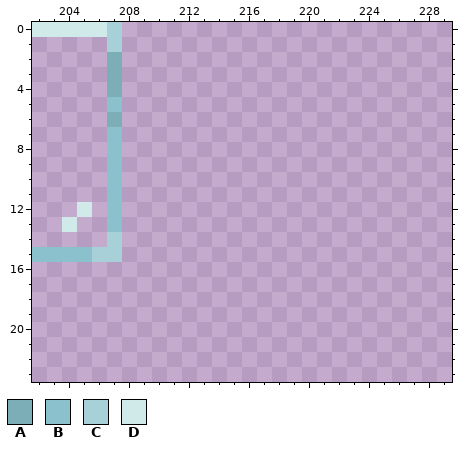
Edited in one commit: pixel-art file (assets/texture_atlas.aseprite). Above, as it was before the edit.
256x256 pixels, 1 frame. Colours within 5 levels of each other are drawn and written as one. Shown: x 202..229, y 0..23.
Palette (. is transparent): A #7baeb7  B #8bc1cd  C #a8d0d9  D #d0eae9
Pixels before, first column x 202:
 0 DDDDDC
 1 .....C
 2 .....A
 3 .....A
 4 .....A
 5 .....B
 6 .....A
 7 .....B
 8 .....B
 9 .....B
10 .....B
11 .....B
12 ...D.B
13 ..D..B
14 .....C
15 BBBBCC
After the commit:
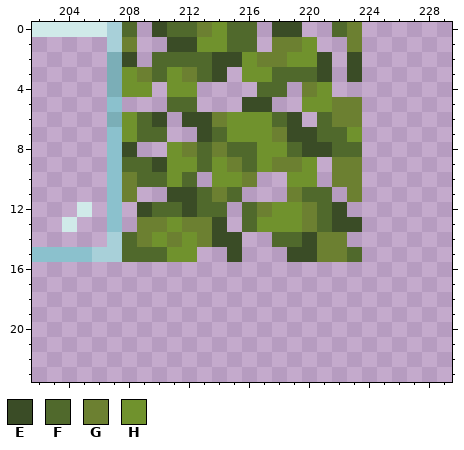
Colours new in this view: E #3a4c26  F #50692c  G #6c8031  H #70922d
From old to new:
y 0: x 208 . -> F; x 210..216 ....... -> EFFGHFF; x 218..219 .. -> EE; x 222..223 .. -> FG
y 1: x 208 . -> G; x 211..216 ...... -> EEHHFF; x 218..220 ... -> GGH; x 223 . -> G
y 2: x 208 . -> E; x 210..221 ............ -> FFFFEEHGGHHE; x 223 . -> E
y 3: x 208..214 ....... -> HGFHGFE; x 216..221 ...... -> HHFFFE; x 223 . -> E
y 4: x 208..209 .. -> HH; x 211..212 .. -> HH; x 217..218 .. -> FF; x 220..221 .. -> GH
y 5: x 211..212 .. -> FF; x 216..217 .. -> EE; x 220..223 .... -> HHGG
y 6: x 208..210 ... -> HFE; x 212..219 ........ -> EEGHHHFE; x 221..223 ... -> FGG
y 7: x 208..210 ... -> HFF; x 213..223 ........... -> EFHHHGEEFFH
y 8: x 208 . -> E; x 211..223 ............. -> HGFGFFHHFEEFF
y 9: x 208..220 ............. -> FFEHHFHGFHGGH; x 222..223 .. -> GG
y 10: x 208..212 ..... -> GFFHF; x 214..216 ... -> HHG; x 219..220 .. -> HH; x 222..223 .. -> GG
y 11: x 208 . -> G; x 211..215 ..... -> EEFGF; x 219..221 ... -> GFF; x 223 . -> G
y 12: x 209..214 ...... -> EFFEFF; x 216..222 ....... -> FGHHGFE
y 13: x 209..214 ...... -> GGHGGE; x 216..223 ........ -> FHHHGFEE
y 14: x 208..215 ........ -> FGHGHGEE; x 218..222 ..... -> FFEGG
y 15: x 208..212 ..... -> FFFHH; x 215 . -> E; x 219..223 ..... -> EEGGF
Changed places in both pictures, as pixel boxes (x1, y1, x2, y2):
added: (122, 22, 362, 262)
